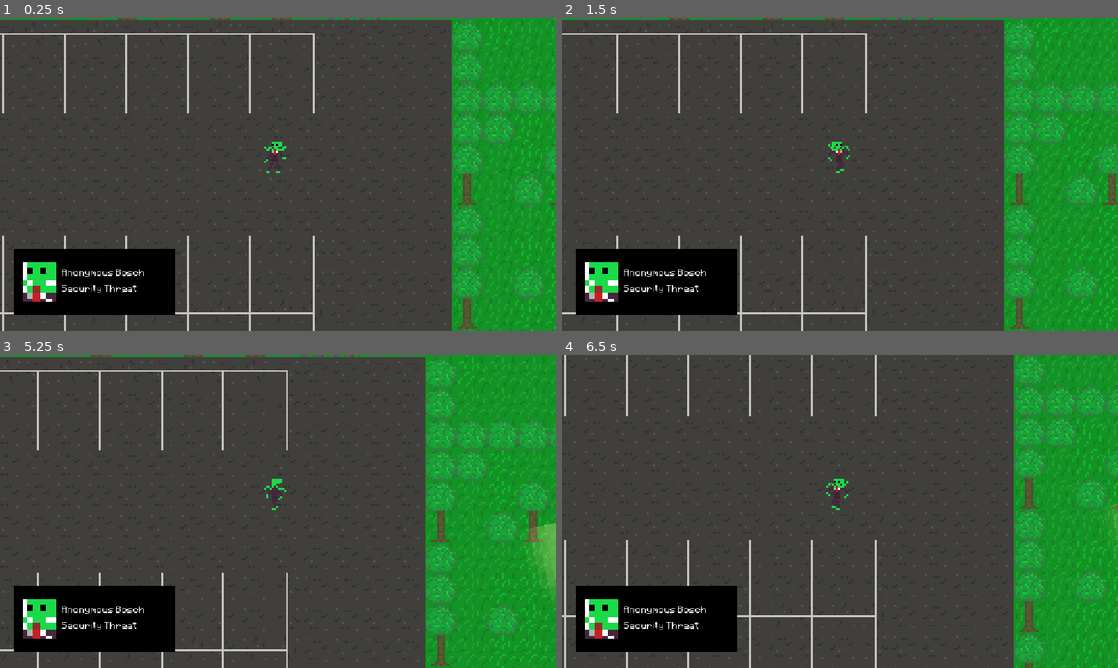
Above: before the commit, frames 1-4 (two rows, left to right).
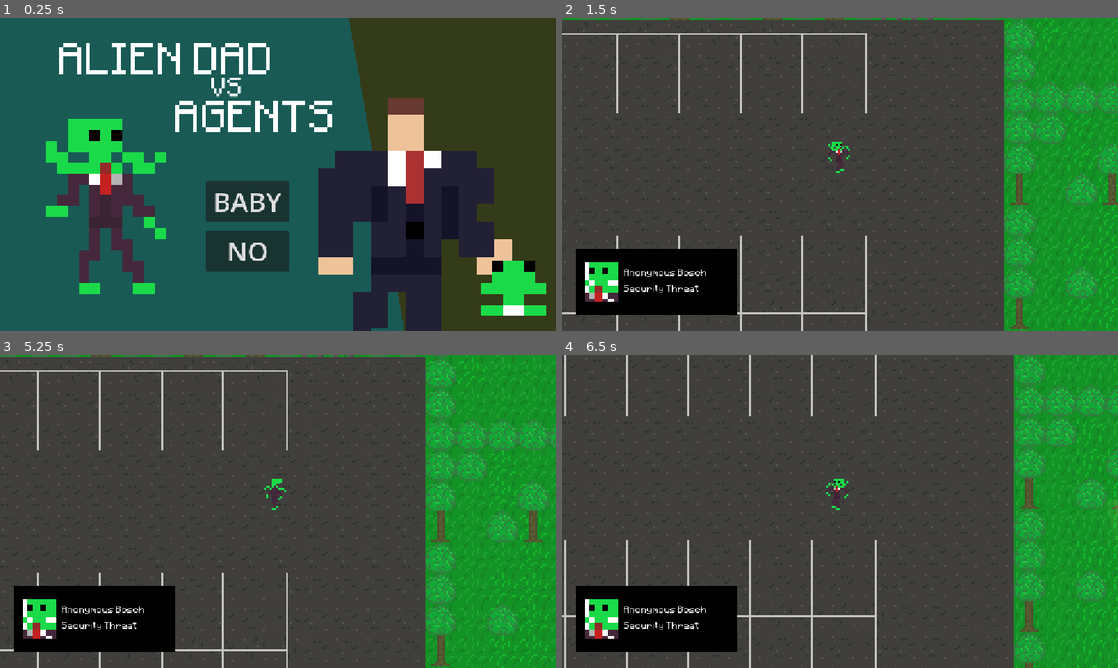
Above: after the commit, the same moments.

Repository: Flogah/alien_dad
Game: Godot game, scene res://scenes/main_menu.tscn
The game is run twice, just before and just after one commit, with the same random seed, the same clock (stepped at 60 frames per second) and the same inputs. Before the commit the project starts from res://scenes/main.tscn.
Inputs (mouse positions are in pixels of both pictures, inside the frame that each line leads up to):
- Up to frame 1 (0.25 s): no input
- Up to frame 2 (1.5 s): click (812, 202) at 0.5 s, where only the run after the commit has a clickable "BABY"; hold D (move_right) from 1.28 s (still down); hold Space (interact) from 1.28 s (still down)
- Up to frame 3 (5.25 s): release D (move_right) at 2.03 s; release Space (interact) at 2.03 s; hold S (move_down) 2.03-2.78 s; tap Space (interact) at 2.1, 3.6, 5.1 s; hold D (move_right) 2.78-3.53 s; hold Space (interact) 2.78-3.53 s; hold W (move_up) 3.53-4.28 s; hold Space (interact) 4.28-5.03 s; hold A (move_left) from 4.28 s (still down)
- Up to frame 4 (6.5 s): release A (move_left) at 5.78 s; hold S (move_down) from 5.78 s (still down); hold Space (interact) from 5.78 s (still down)

The runs differ from the first frame. In frame 1, 98% of the frame differs, in the area x 0-100%, y 0-100%; in frame 2, nothing differs; in frame 3, 0.7%; in frame 4, less than 0.1%.

Commit message:
quick fixes

Diff:
--- a/project.godot
+++ b/project.godot
@@ -11,7 +11,7 @@
 [application]
 
 config/name="alien_dad"
-run/main_scene="uid://da3yiknkgeps1"
+run/main_scene="uid://bqgs28pr85ml0"
 config/features=PackedStringArray("4.7", "Forward Plus")
 config/icon="res://icon.svg"
 
@@ -22,6 +22,7 @@
 
 [display]
 
+window/size/mode=3
 window/stretch/mode="canvas_items"
 window/stretch/aspect="expand"
 
--- a/scenes/guard.gd
+++ b/scenes/guard.gd
@@ -101,6 +101,8 @@
 	vision_cone.hide()
 	collision_layer = 0
 	collision_mask = 0
+	interactable.collision_layer = 0
+	interactable.collision_mask = 0
 	state_machine.active_state.switch_state.emit("dead")
 
 func detect_player() -> bool:
Not shown, added: export_presets.cfg
